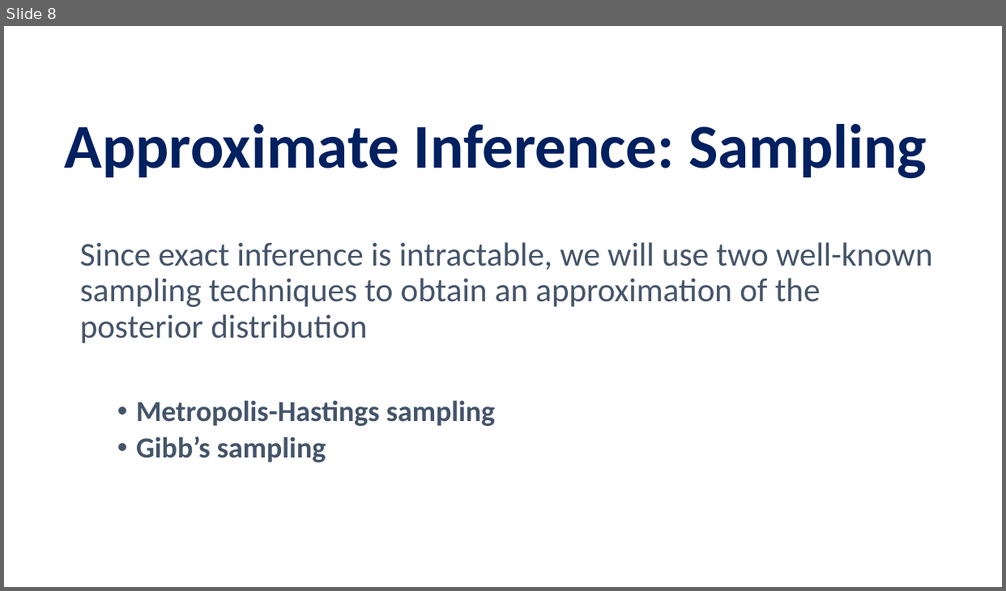
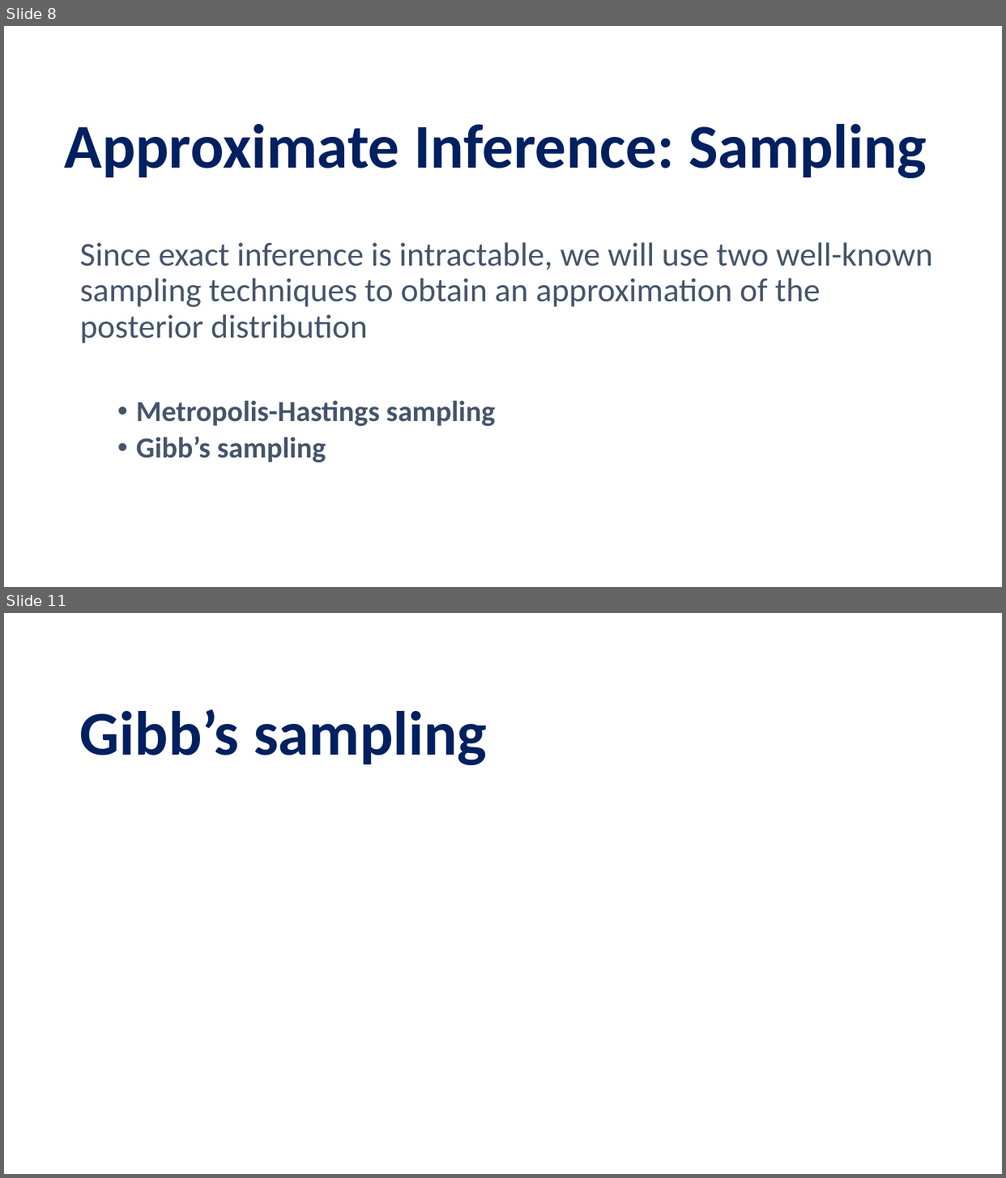
Before and after one commit to pettepiero/Ising-image-denoising, a slide deck: pml.pptm. Shown one above the other, each under a label of ours: slide 8 before the commit, slides 8 and 11 after it; the slides between them are not shown. The pictures are 1006x591 and 1006x1178 pixels, drawn with LibreOffice and Linux fonts; fonts in the diff are those of the drawing; grey boxes stand for pictures. Boxes give left, top, right and bottom in pixels: in the first picture for what was removed or moved away, otherwise in the second. Text is boxed around its words. In the diff, an @@ line names an element or a change of style, - is before the commit and + after.

```diff
--- a/pml.pptm
+++ b/pml.pptm
@@ slide 11 added at box(4, 613, 1002, 1174), background #FFFFFF @@
@@ title added at box(80, 709, 487, 765), 60 pt, text #002060, bold @@
+Gibb’s sampling
```
Also in this commit, not shown: 5 other slides changed, 10 other slides added, 15 slides removed.
